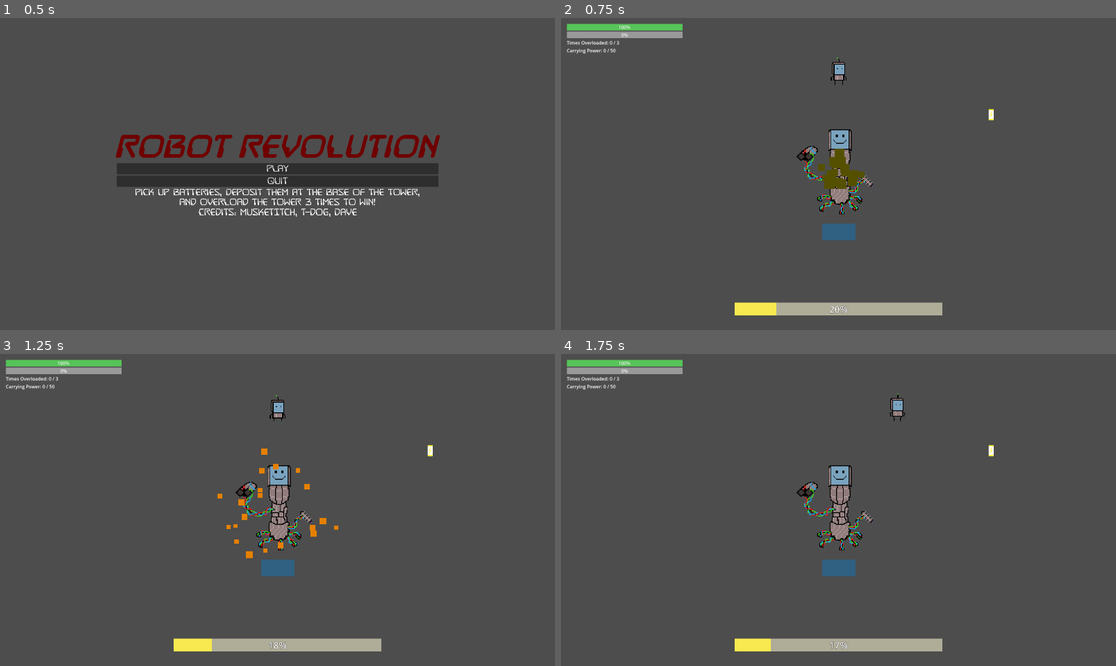
Above: before the commit, frames 1-4 (two rows, left to right).
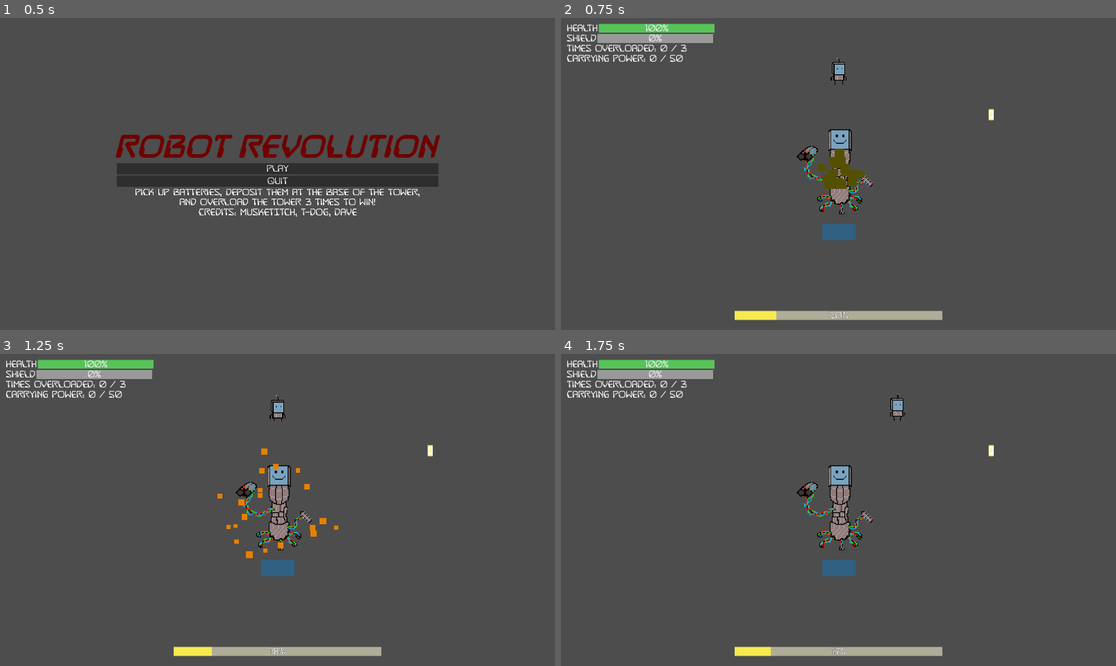
Above: after the commit, the same moments.

Repository: JRSiwiecki/godot-wild-jam-65
Game: Godot game, scene res://scenes/Main Menu.tscn
Same seed, same stepped clock (60 frames per second), same inputs: the game is played once before the commit and once after it.
Inputs:
- Up to frame 1 (0.5 s): no input
- Up to frame 2 (0.75 s): click "Play" at 0.5 s
- Up to frame 3 (1.25 s): no input
- Up to frame 4 (1.75 s): hold D (right) from 1.28 s (still down)

Frame 1 is identical in both runs. In frame 2, 3.3% of the frame differs, in the area x 1-69%, y 1-97%; in frame 3, 3.3%; in frame 4, 3.3%.

Commit message:
Update UI fonts

Diff:
--- a/scenes/UI.tscn
+++ b/scenes/UI.tscn
@@ -1,6 +1,7 @@
-[gd_scene load_steps=8 format=3 uid="uid://c7u2xu3lei4ip"]
+[gd_scene load_steps=9 format=3 uid="uid://c7u2xu3lei4ip"]
 
 [ext_resource type="Script" path="res://scripts/UI.gd" id="1_f655f"]
+[ext_resource type="FontFile" uid="uid://caw0xfplthm14" path="res://assets/fonts/destructobeambb_reg.ttf" id="2_1a7wr"]
 
 [sub_resource type="StyleBoxFlat" id="StyleBoxFlat_6ywg7"]
 bg_color = Color(0.6, 0.145098, 0.145098, 1)
@@ -29,9 +30,9 @@
 script = ExtResource("1_f655f")
 carrying_power_label = NodePath("CanvasLayer/MarginContainer/VBoxContainer/Carrying Power")
 overloaded_label = NodePath("CanvasLayer/MarginContainer/VBoxContainer/Times Overloaded")
-tower_power_bar = NodePath("CanvasLayer/MarginContainer2/Tower Power Bar")
-tower_health_bar = NodePath("CanvasLayer/MarginContainer/VBoxContainer/Tower Health")
-tower_shield_bar = NodePath("CanvasLayer/MarginContainer/VBoxContainer/Tower Shield")
+tower_power_bar = NodePath("CanvasLayer/Power Margin Container/Tower Power Bar")
+tower_health_bar = NodePath("CanvasLayer/MarginContainer/VBoxContainer/HBoxContainer/Tower Health")
+tower_shield_bar = NodePath("CanvasLayer/MarginContainer/VBoxContainer/HBoxContainer2/Tower Shield")
 
 [node name="CanvasLayer" type="CanvasLayer" parent="."]
 
@@ -45,32 +46,54 @@
 layout_mode = 2
 metadata/_edit_lock_ = true
 
-[node name="Tower Health" type="ProgressBar" parent="CanvasLayer/MarginContainer/VBoxContainer"]
+[node name="HBoxContainer" type="HBoxContainer" parent="CanvasLayer/MarginContainer/VBoxContainer"]
+layout_mode = 2
+
+[node name="Health" type="Label" parent="CanvasLayer/MarginContainer/VBoxContainer/HBoxContainer"]
+layout_mode = 2
+theme_override_fonts/font = ExtResource("2_1a7wr")
+theme_override_font_sizes/font_size = 32
+text = "Health"
+
+[node name="Tower Health" type="ProgressBar" parent="CanvasLayer/MarginContainer/VBoxContainer/HBoxContainer"]
 custom_minimum_size = Vector2(400, 0)
 layout_mode = 2
+theme_override_fonts/font = ExtResource("2_1a7wr")
+theme_override_font_sizes/font_size = 32
 theme_override_styles/background = SubResource("StyleBoxFlat_6ywg7")
 theme_override_styles/fill = SubResource("StyleBoxFlat_7idr4")
 
-[node name="Tower Shield" type="ProgressBar" parent="CanvasLayer/MarginContainer/VBoxContainer"]
+[node name="HBoxContainer2" type="HBoxContainer" parent="CanvasLayer/MarginContainer/VBoxContainer"]
+layout_mode = 2
+
+[node name="Shield" type="Label" parent="CanvasLayer/MarginContainer/VBoxContainer/HBoxContainer2"]
+layout_mode = 2
+theme_override_fonts/font = ExtResource("2_1a7wr")
+theme_override_font_sizes/font_size = 32
+text = "Shield"
+
+[node name="Tower Shield" type="ProgressBar" parent="CanvasLayer/MarginContainer/VBoxContainer/HBoxContainer2"]
 custom_minimum_size = Vector2(400, 0)
 layout_mode = 2
+theme_override_fonts/font = ExtResource("2_1a7wr")
+theme_override_font_sizes/font_size = 32
 theme_override_styles/background = SubResource("StyleBoxFlat_pnxjl")
 theme_override_styles/fill = SubResource("StyleBoxFlat_i7yco")
 max_value = 50.0
 
 [node name="Times Overloaded" type="Label" parent="CanvasLayer/MarginContainer/VBoxContainer"]
 layout_mode = 2
+theme_override_fonts/font = ExtResource("2_1a7wr")
+theme_override_font_sizes/font_size = 32
 metadata/_edit_lock_ = true
 
 [node name="Carrying Power" type="Label" parent="CanvasLayer/MarginContainer/VBoxContainer"]
 layout_mode = 2
+theme_override_fonts/font = ExtResource("2_1a7wr")
+theme_override_font_sizes/font_size = 32
 metadata/_edit_lock_ = true
 
-[node name="Enemies Killed" type="Label" parent="CanvasLayer/MarginContainer/VBoxContainer"]
-layout_mode = 2
-metadata/_edit_lock_ = true
-
-[node name="MarginContainer2" type="MarginContainer" parent="CanvasLayer"]
+[node name="Power Margin Container" type="MarginContainer" parent="CanvasLayer"]
 anchors_preset = 7
 anchor_left = 0.5
 anchor_top = 1.0
@@ -81,14 +104,15 @@
 offset_right = 360.0
 grow_horizontal = 2
 grow_vertical = 0
-theme_override_constants/margin_bottom = 50
+theme_override_constants/margin_bottom = 35
 
-[node name="Tower Power Bar" type="ProgressBar" parent="CanvasLayer/MarginContainer2"]
+[node name="Tower Power Bar" type="ProgressBar" parent="CanvasLayer/Power Margin Container"]
 custom_minimum_size = Vector2(720, 0)
 layout_mode = 2
 size_flags_horizontal = 0
 size_flags_vertical = 8
 theme_override_constants/outline_size = 2
+theme_override_fonts/font = ExtResource("2_1a7wr")
 theme_override_font_sizes/font_size = 32
 theme_override_styles/background = SubResource("StyleBoxFlat_shgfr")
 theme_override_styles/fill = SubResource("StyleBoxFlat_4odbn")
